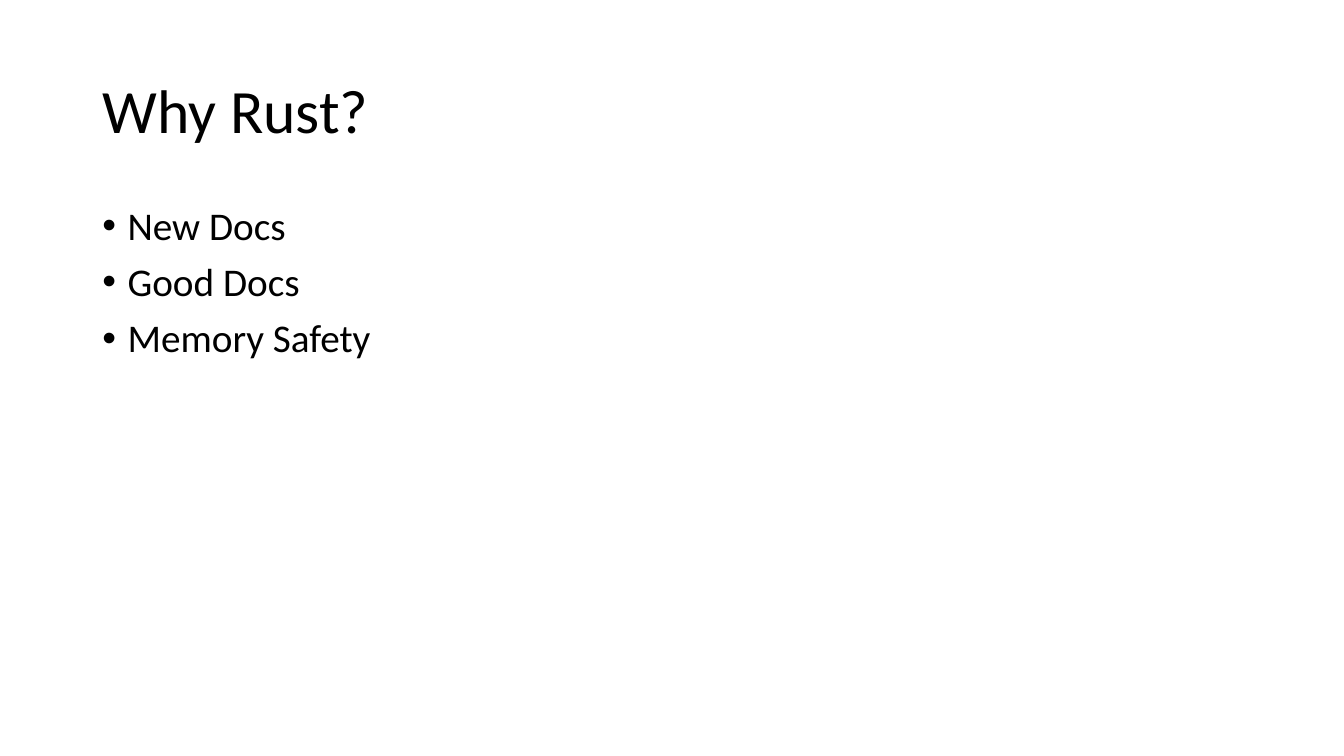
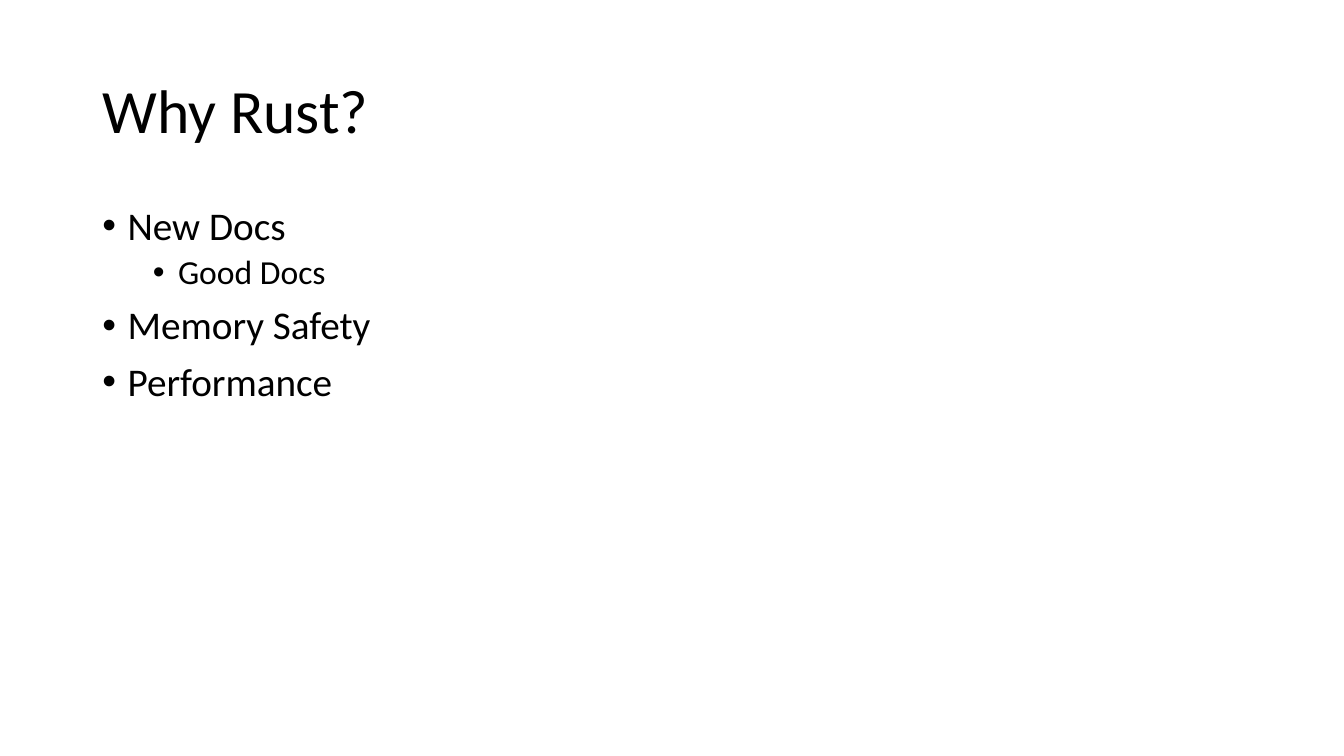
Before and after one commit to ProgrammerAL/Presentations-2019, a slide deck: slide 5 of 09-04 - Making the Case for Rust/Making the Case for Rust.pptx. Drawn at 1344x756 pixels with LibreOffice and Linux fonts; fonts in the diff are those of the drawing. Boxes give left, top, right and bottom in pixels: in the first picture for what was removed or moved away, otherwise in the second. Text is boxed around its words. In the diff, an @@ line names an element or a change of style, - is before the commit and + after.

Commit message:
Some changes to the Rust presentation. Still not complete.

```diff
--- a/09-04 - Making the Case for Rust/Making the Case for Rust.pptx
+++ b/09-04 - Making the Case for Rust/Making the Case for Rust.pptx
@@ text at (178, 260, 326, 285): size 28 to 24 pt in "Good Docs"; list level 1 to 2 in "Good Docs" @@
@@ text at (128, 369, 333, 397): paragraph added @@
+• Performance
```
Also in this commit, not shown: 2 other slides changed, 10 slides added.
